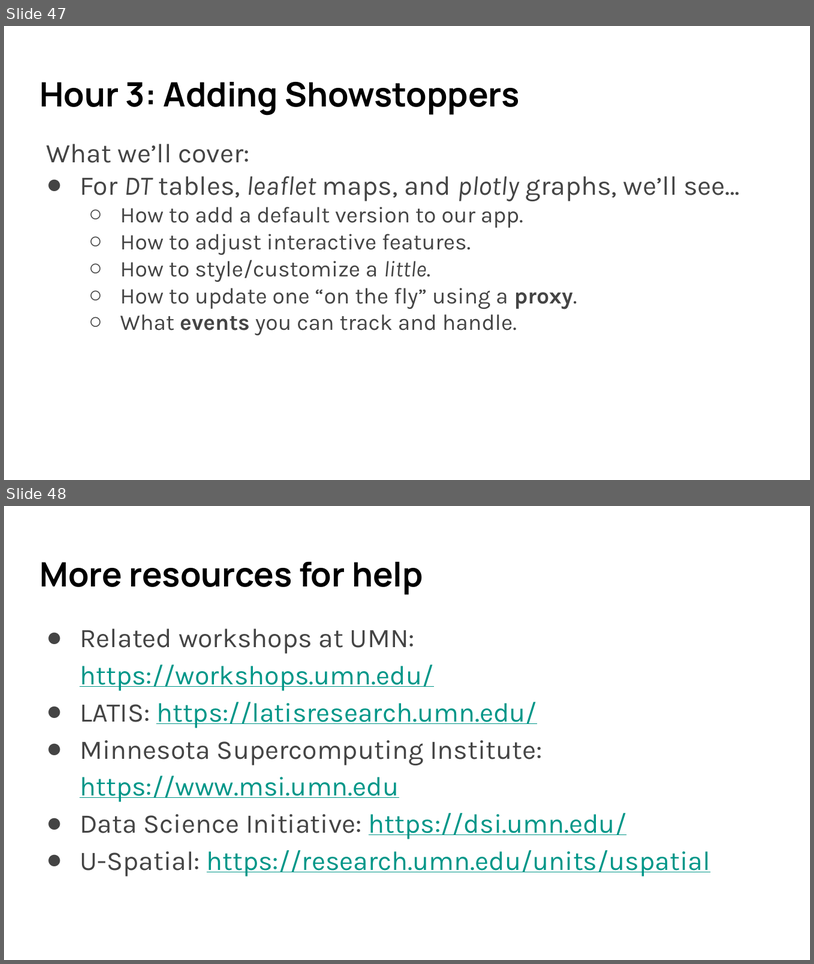
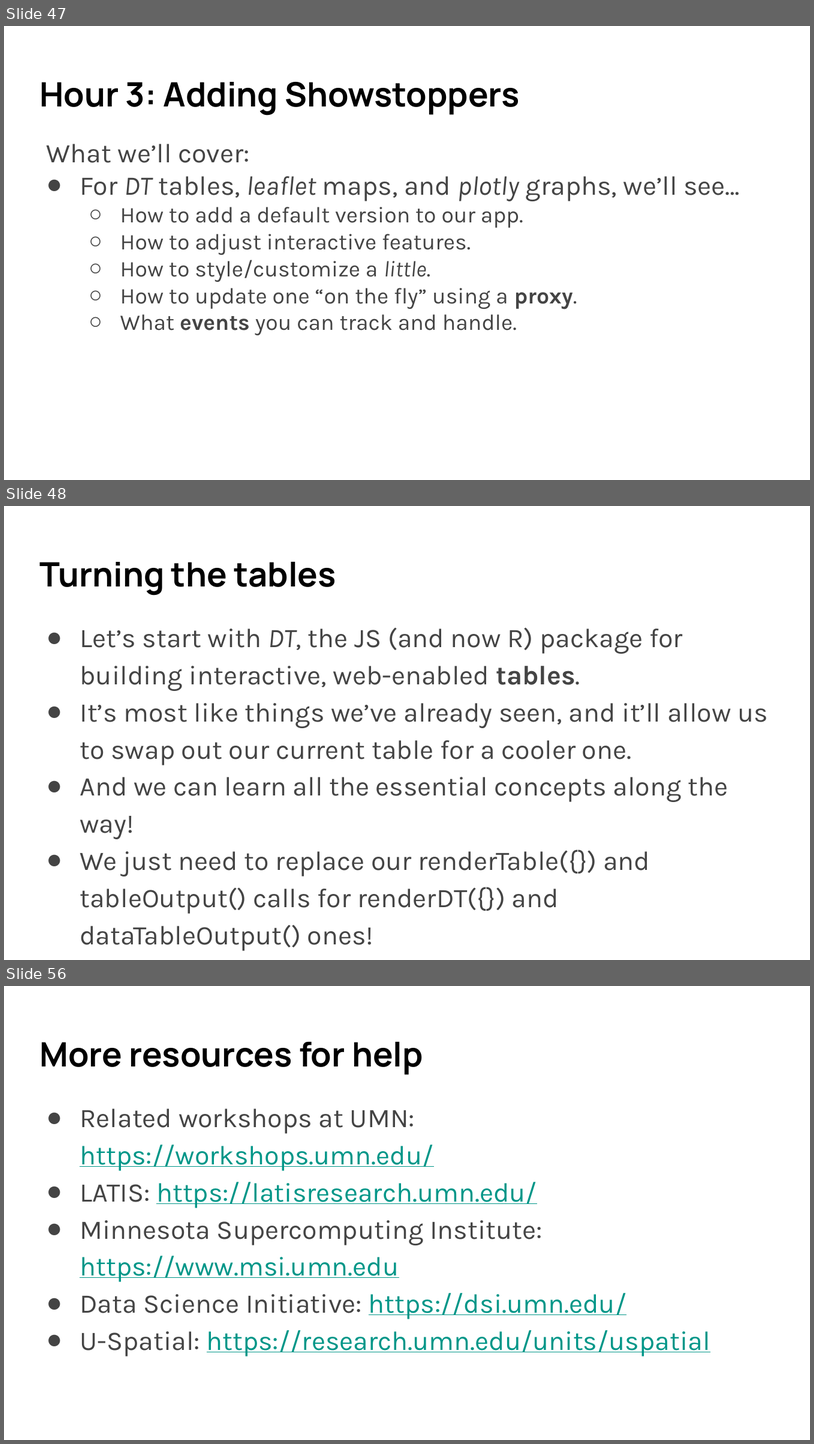
Before and after one commit to umn-dash/r-shiny, a slide deck: instructors/files/SWC slides R Shiny 2024 Fall.pptx. Shown one above the other, each under a label of ours: slides 47 and 48 before the commit, slides 47, 48 and 56 after it; the slides between them are not shown. The pictures are 814x964 and 814x1444 pixels, drawn with LibreOffice and Linux fonts; fonts in the diff are those of the drawing. Boxes give left, top, right and bottom in pixels: in the first picture for what was removed or moved away, otherwise in the second. Text is boxed around its words. In the diff, an @@ line names an element or a change of style, - is before the commit and + after.

```diff
--- a/instructors/files/SWC slides R Shiny 2024 Fall.pptx
+++ b/instructors/files/SWC slides R Shiny 2024 Fall.pptx
@@ slide 48 added at [4, 506, 810, 960], background #FFFFFF @@
@@ title added at [39, 562, 336, 595], 30 pt, text #000000, bold @@
+Turning the tables
@@ text added at [80, 627, 768, 913], 24 pt, text #444444 @@
+● Let’s start with DT, the JS (and now R) package for building interactive, web-enabled tables.
+● It’s most like things we’ve already seen, and it’ll allow us to swap out our current table for a cooler one.
+● And we can learn all the essential concepts along the way!
+● We just need to replace our renderTable({}) and tableOutput() calls for renderDT({}) and dataTableOutput() ones!
@@ what was slide 48 is now slide 56 @@
```
Also in this commit, not shown: 7 other slides added, 32 other files.
